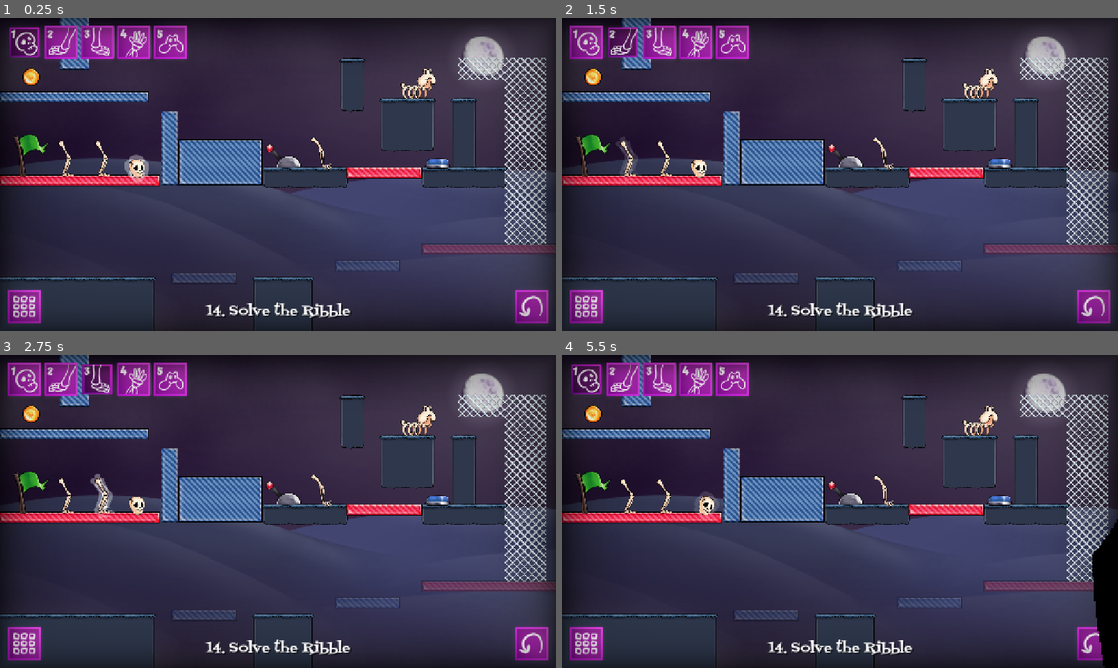
Above: before the commit, frames 1-4 (two rows, left to right).
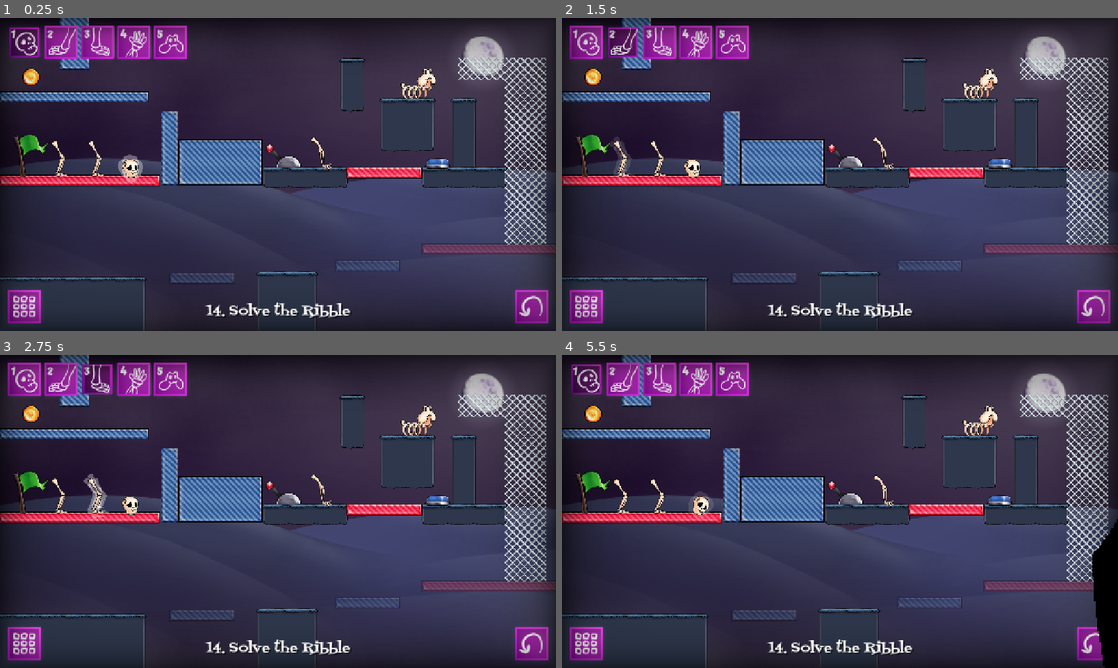
Above: after the commit, the same moments.

Repository: KettLovahr/ludum-dare-58
Game: Godot game, scene res://Scenes/Levels/SolveTheRibble.tscn
The game is run twice, just before and just after one commit, with the same random seed, the same clock (stepped at 60 frames per second) and the same inputs. This scene is started directly instead of the project's main scene. The engine's default icon, where the game draws it, is replaced by a stand-in: a white triangle on a blue panel in a dark square.
Inputs (mouse positions are in pixels of both pictures, inside the frame that each line leads up to):
- Up to frame 1 (0.25 s): no input
- Up to frame 2 (1.5 s): click "1" at 0.5 s; click "2" at 1.25 s
- Up to frame 3 (2.75 s): click "3" at 2 s
- Up to frame 4 (5.5 s): click "4" at 2.75 s; click "5" at 3.5 s; click "1" at 4.25 s; move the mouse to (701, 505) at 5.02 s; hold Right (move_right) from 5.03 s (still down); tap Space (move_action) at 5.1 s; click (701, 505) at 5.17 s; tap Up (move_up) at 5.27 s

The runs differ from the first frame. In frame 1, 1.3% of the frame differs, in the area x 0-58%, y 39-100%; in frame 2, 1.3%; in frame 3, 1.4%, in the area x 0-58%, y 38-100%; in frame 4, 1.2%.

Commit message:
resolve queijo na ultima fase

Diff:
--- a/Scenes/Levels/SolveTheRibble.tscn
+++ b/Scenes/Levels/SolveTheRibble.tscn
@@ -91,13 +91,13 @@
 [node name="PlayerRoot" parent="." instance=ExtResource("3_j2w8j")]
 
 [node name="Skull" parent="PlayerRoot" instance=ExtResource("4_jtwkq")]
-position = Vector2(526, 135)
+position = Vector2(499, 140)
 
 [node name="Leg1" parent="PlayerRoot" instance=ExtResource("5_4a1hh")]
-position = Vector2(234, 124)
+position = Vector2(207, 129)
 
 [node name="Leg2" parent="PlayerRoot" instance=ExtResource("5_4a1hh")]
-position = Vector2(387, 121)
+position = Vector2(360, 126)
 
 [node name="Arm1" parent="PlayerRoot" instance=ExtResource("6_mgths")]
 position = Vector2(1318, 110)
@@ -106,9 +106,9 @@
 position = Vector2(1690, -180)
 
 [node name="Ground1" type="NinePatchRect" parent="."]
-offset_left = -63.0
+offset_left = -103.0
 offset_top = 571.0
-offset_right = 608.0
+offset_right = 568.0
 offset_bottom = 849.0
 texture = ExtResource("7_bipyo")
 patch_margin_left = 24
@@ -125,10 +125,10 @@
 shape = SubResource("RectangleShape2D_1u1uf")
 
 [node name="Ground2" type="NinePatchRect" parent="."]
-offset_left = 1008.0
-offset_top = 571.0
-offset_right = 1269.0
-offset_bottom = 841.0
+offset_left = 1024.0
+offset_top = 549.0
+offset_right = 1285.0
+offset_bottom = 819.0
 texture = ExtResource("7_bipyo")
 patch_margin_left = 24
 patch_margin_top = 30
@@ -358,9 +358,9 @@
 player_root = NodePath("../PlayerRoot")
 
 [node name="BlueGate2" type="NinePatchRect" parent="."]
-offset_left = 672.0
+offset_left = 663.0
 offset_top = 556.0
-offset_right = 946.0
+offset_right = 937.0
 offset_bottom = 604.0
 texture = ExtResource("13_5021s")
 patch_margin_left = 24
